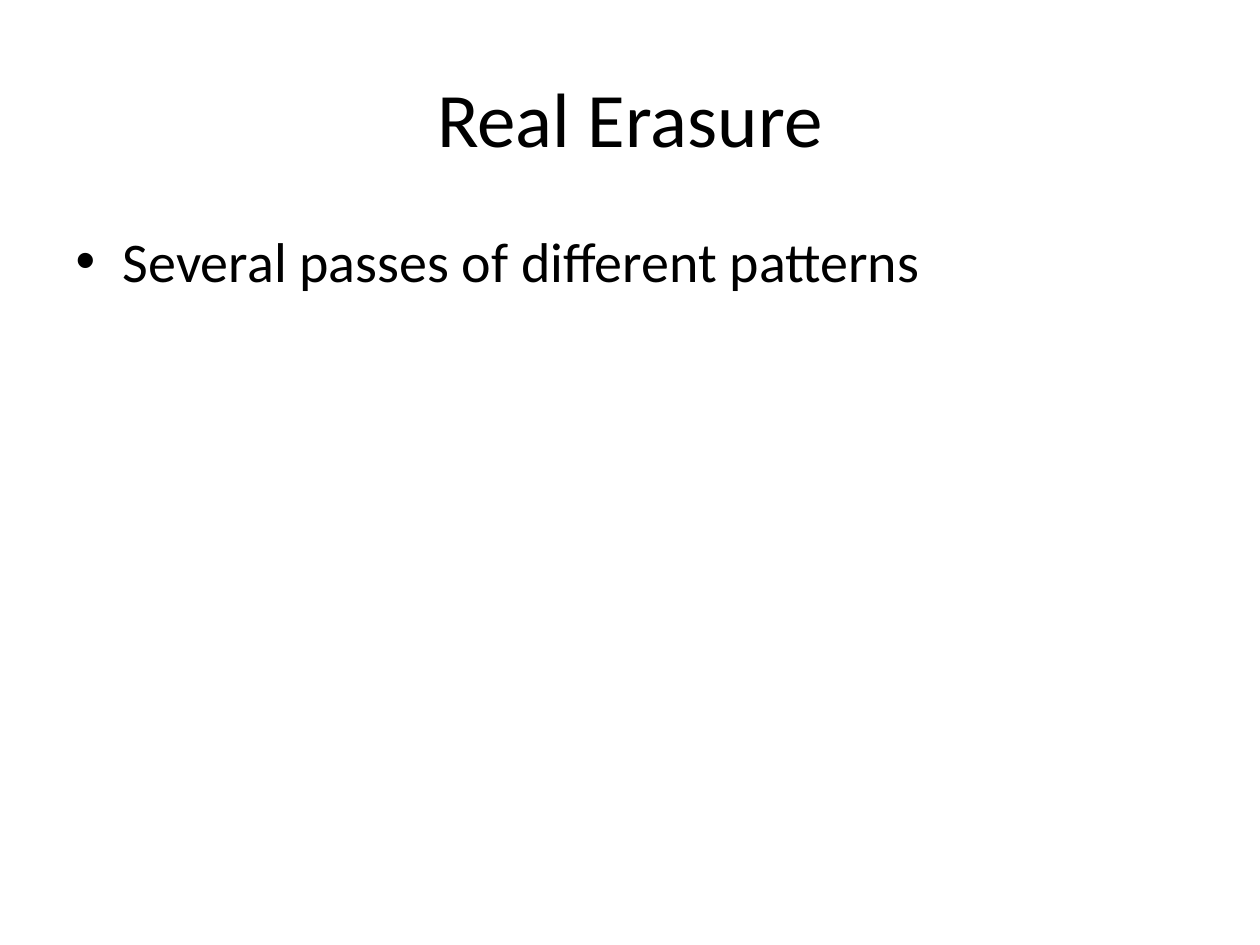
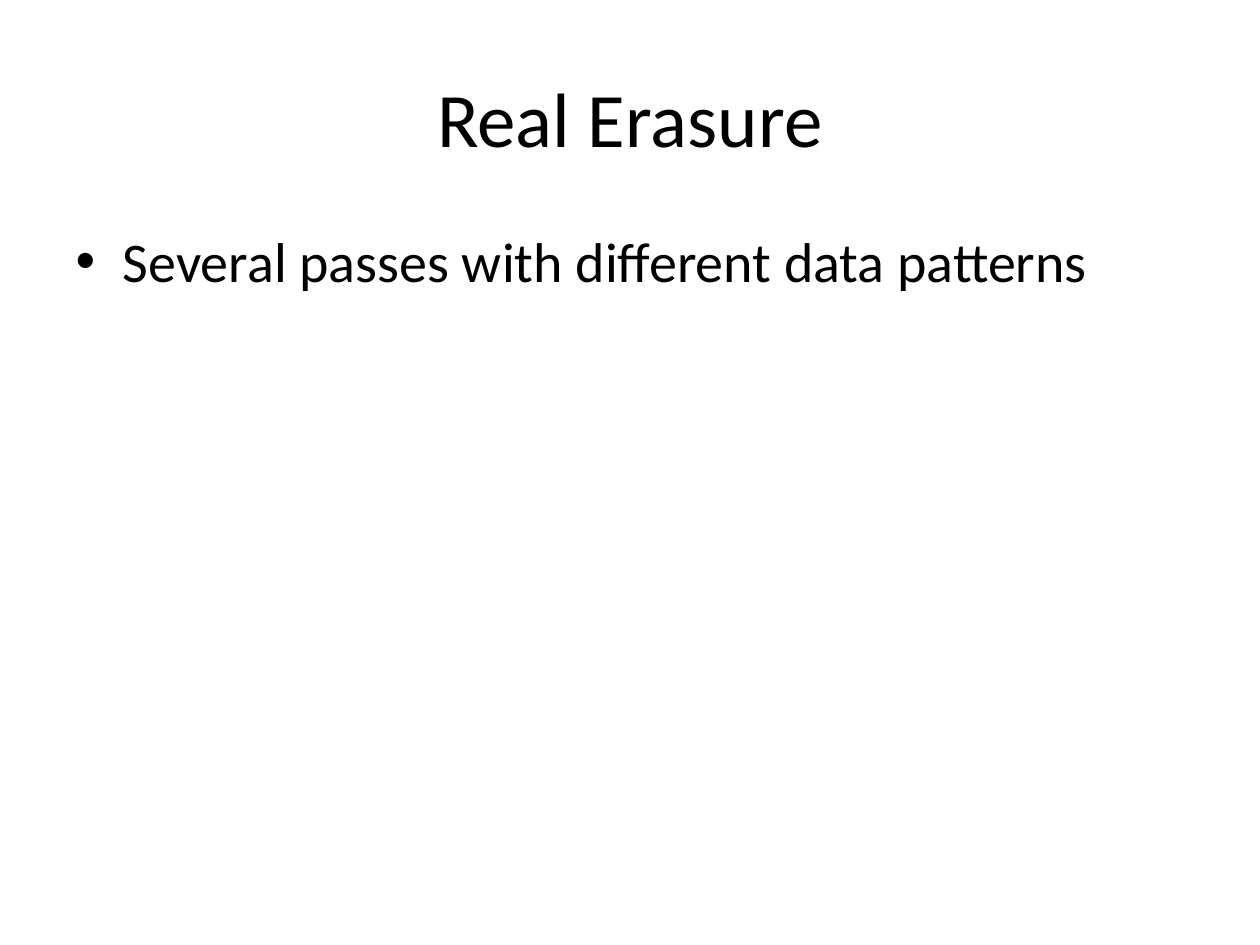
Before and after one commit to ivogeorg/cs1030, a slide deck: slide 32 of slides-steve/Chapter 04.pptx. Drawn at 1260x945 pixels with LibreOffice and Linux fonts; fonts in the diff are those of the drawing; background and template pictures are left out. Boxes give left, top, right and bottom in pixels: in the first picture for what was removed or moved away, otherwise in the second. Text is boxed around its words. In the diff, an @@ line names an element or a change of style, - is before the commit and + after.

```diff
--- a/slides-steve/Chapter 04.pptx
+++ b/slides-steve/Chapter 04.pptx
@@ text at (123,243,1086,291): text changed @@
-• Several passes of different patterns
+• Several passes with different data patterns
```
Also in this commit, not shown: 13 other slides changed, 5 other files.
